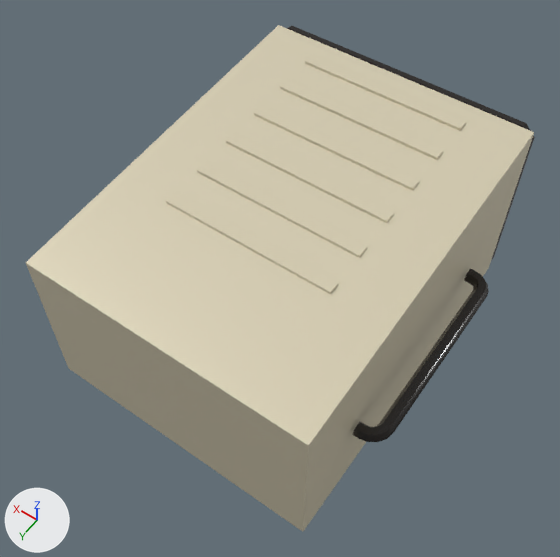
The glTF model game/assets/models/oscillograph.glb, before and after one commit.
One viewpoint serves both versions: a 50 mm camera at (-0.188, 0.257, 0.482) aimed at (0.001, -0.007, 0.067). Every picture has the same lights, and +X, +Y and +Z are marked at lower left. The picture after the commit comes second. Vertices at exactly the same position are counted once.

The first picture shows 'oscillograph'.
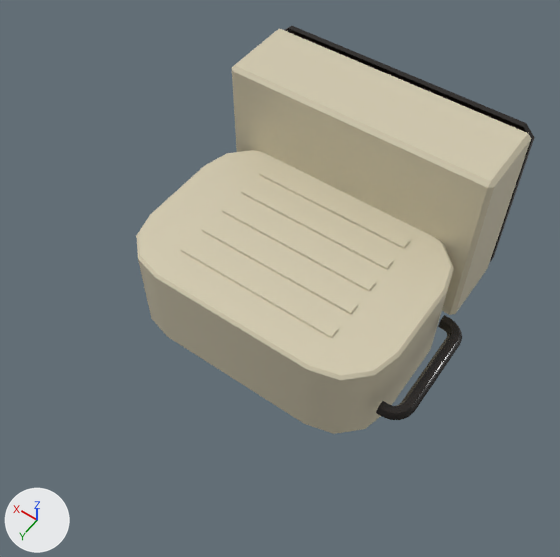
What differs and where, as boxes (x1, y1, x2, y2) in the pictures (560 x 557 px; the box of a moved part takes in the faces that stretch with it):
'oscillograph', reshaped (22% narrower, 19% shorter): before (26, 25, 535, 532); after (136, 25, 535, 434)
part 1 of me_oscillograph, moved or reshaped: before (166, 193, 338, 294); after (181, 242, 339, 338)
part 2 of me_oscillograph, moved or reshaped: before (197, 163, 367, 258); after (201, 223, 358, 314)
part 3 of me_oscillograph, moved or reshaped: before (226, 134, 394, 223); after (222, 203, 376, 291)
part 4 of me_oscillograph, moved or reshaped: before (254, 107, 419, 191); after (241, 185, 393, 270)
part 5 of me_oscillograph, moved or reshaped: before (280, 81, 443, 160); after (259, 168, 410, 249)
part 6 of me_oscillograph, rebuilt (37% narrower, 44% shorter): before (26, 25, 534, 532); after (136, 150, 454, 434)
part 7 of me_oscillograph, added (black): after (376, 315, 462, 420)
part 8 of me_oscillograph, added: after (232, 28, 531, 315)
part 9 of me_oscillograph, deleted (black): before (352, 268, 489, 442)

Edits to the bpy script that builds the scene:
```text
Change me_oscillograph:
    used by ob_oscillograph; location = (0.0, 0.0, 0.0)
    remove me_oscillograph.from_pydata(...)  # 814 vertices, 1528 faces; spans x -0.121..0.1, y -0.163..0.11, z 0.0..0.15
    add me_oscillograph.from_pydata(...)  # 886 vertices, 1672 faces; spans x -0.121..0.1, y -0.163..0.05, z 0.0..0.15
    me_oscillograph part 1: the loose piece of 8 vertices spanning x -0.06..0.06, y 0.022..0.03, z 0.136..0.138 is moved by (0.0, -0.006, -0.051)
    me_oscillograph part 2: the loose piece of 8 vertices spanning x -0.06..0.06, y -0.008..0.0, z 0.138..0.14 is moved by (0.0, 0.002, -0.054)
    me_oscillograph part 3: the loose piece of 8 vertices spanning x -0.06..0.06, y -0.038..-0.03, z 0.14..0.143 is moved by (0.0, 0.01, -0.056)
    me_oscillograph part 4: the loose piece of 8 vertices spanning x -0.06..0.06, y -0.068..-0.06, z 0.143..0.145 is moved by (0.0, 0.018, -0.058)
    me_oscillograph part 5: the loose piece of 8 vertices spanning x -0.06..0.06, y -0.098..-0.09, z 0.145..0.148 is moved by (0.0, 0.026, -0.061)
    me_oscillograph part 6: the loose piece of 8 vertices spanning x -0.1..0.1, y -0.144..0.11, z 0.012..0.15 is rebuilt with 64 vertices and now spans x -0.1..0.1, y -0.09..0.05, z 0.012..0.085
    me_oscillograph part 7: a new loose piece of 72 vertices spanning x -0.121..-0.102, y -0.055..0.035, z 0.048..0.056, in mat_m_bakelite (black #1c1612)
    me_oscillograph part 8: a new loose piece of 24 vertices spanning x -0.1..0.1, y -0.144..-0.085, z 0.012..0.15, in mat_m_steel_cream (beige #d8cfb4)
    me_oscillograph part 9: the loose piece of 72 vertices spanning x -0.121..-0.102, y -0.085..0.065, z 0.067..0.076 is deleted
    other edits to the shape of me_oscillograph do not show in these pictures
```
